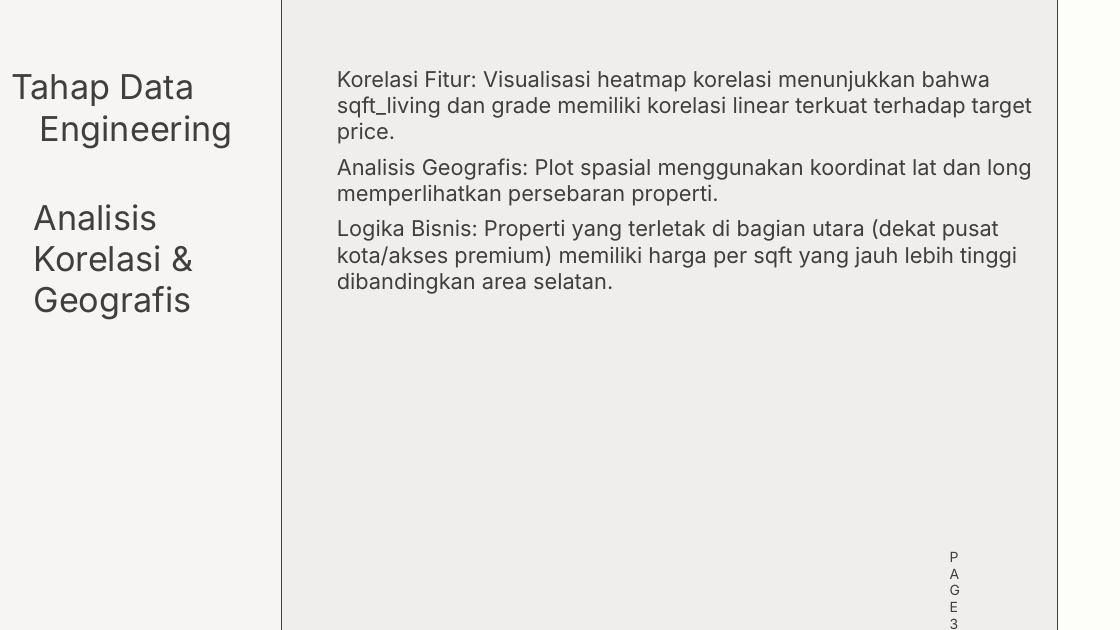
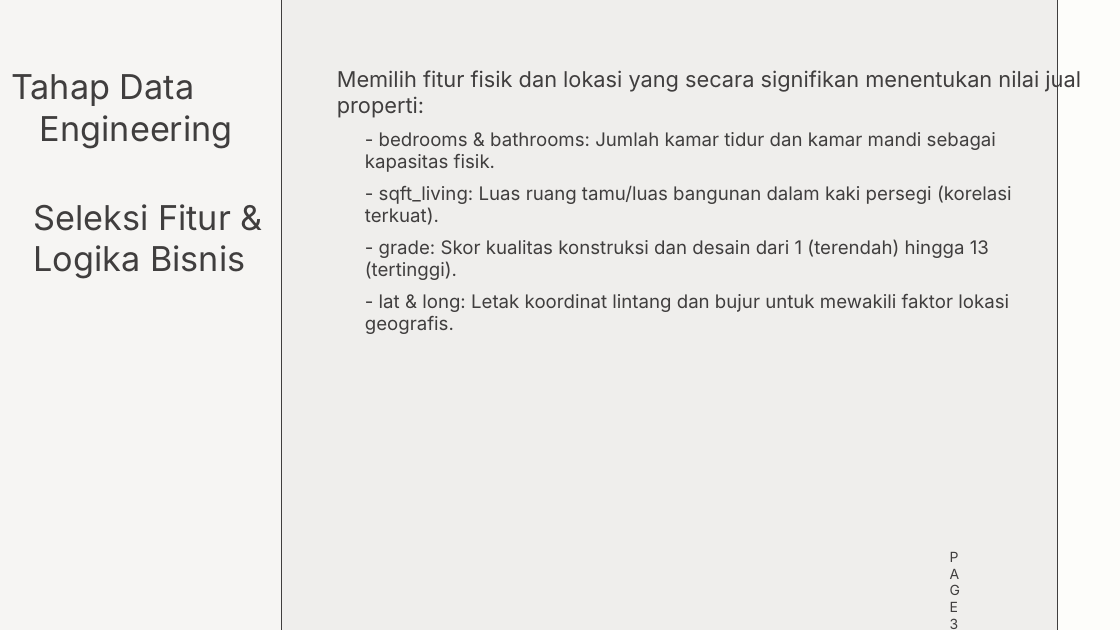
Before and after one commit to chilmi89/property_valuation, a slide deck: slide 3 of 0019_studi_kasus3_materi_2_khanin_oktavia.pptx. Drawn at 1120x630 pixels with LibreOffice and Linux fonts; fonts in the diff are those of the drawing. Boxes give left, top, right and bottom in pixels: in the first picture for what was removed or moved away, otherwise in the second. Text is boxed around its words. In the diff, an @@ line names an element or a change of style, - is before the commit and + after.

```diff
--- a/0019_studi_kasus3_materi_2_khanin_oktavia.pptx
+++ b/0019_studi_kasus3_materi_2_khanin_oktavia.pptx
@@ text at [337, 68, 1081, 334]: text changed; size 28 to 24 pt @@
-Korelasi Fitur: Visualisasi heatmap korelasi menunjukkan bahwa sqft_living dan grade memiliki korelasi linear terkuat terhadap target price.
-Analisis Geografis: Plot spasial menggunakan koordinat lat dan long memperlihatkan persebaran properti.
-Logika Bisnis: Properti yang terletak di bagian utara (dekat pusat kota/akses premium) memiliki harga per sqft yang jauh lebih tinggi dibandingkan area selatan.
+Memilih fitur fisik dan lokasi yang secara signifikan menentukan nilai jual properti:
+  - bedrooms & bathrooms: Jumlah kamar tidur dan kamar mandi sebagai kapasitas fisik.
+  - sqft_living: Luas ruang tamu/luas bangunan dalam kaki persegi (korelasi terkuat).
+  - grade: Skor kualitas konstruksi dan desain dari 1 (terendah) hingga 13 (tertinggi).
+  - lat & long: Letak koordinat lintang dan bujur untuk mewakili faktor lokasi geografis.
@@ text at [34, 204, 245, 279]: text changed @@
-Analisis Korelasi & Geografis
+Seleksi Fitur & Logika Bisnis
```
Also in this commit, not shown: 2 other slides changed, 2 slides added, 1 other file.
